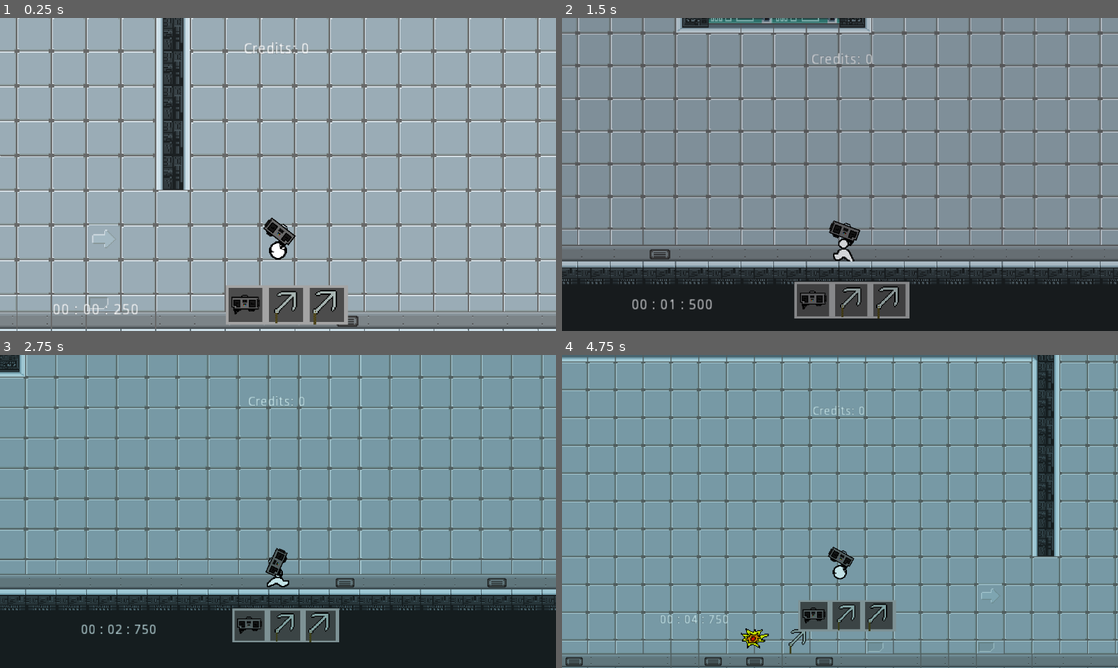
Above: before the commit, frames 1-4 (two rows, left to right).
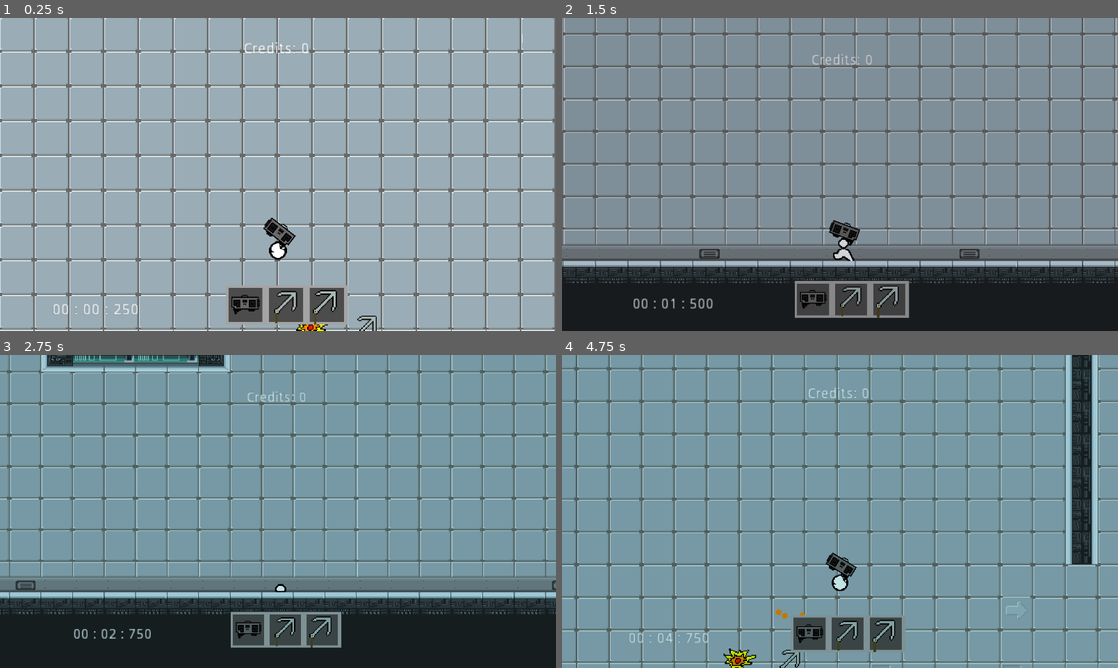
Above: after the commit, the same moments.

Repository: TheyCallMeNano/Music-Based-Platformer
Game: Godot game, scene res://Rooms/Hub.tscn
Same seed, same stepped clock (60 frames per second), same inputs: the game is played once before the commit and once after it.
Inputs (mouse positions are in pixels of both pictures, inside the frame that each line leads up to):
- Up to frame 1 (0.25 s): no input
- Up to frame 2 (1.5 s): move the mouse to (962, 158) at 0.52 s; hold D (moveRight) from 0.53 s (still down); click (962, 158) at 0.6 s; tap W (moveUp) at 0.77 s; tap 2 (slot2) at 0.8, 1.35 s; move the mouse to (728, 190) at 1.27 s
- Up to frame 3 (2.75 s): tap W (moveUp) at 1.52 s; tap 3 (slot3) at 1.55, 2.1 s; move the mouse to (333, 442) at 2.02 s; release D (moveRight) at 2.03 s; hold A (moveLeft) from 2.03 s (still down); click (333, 442) at 2.3 s
- Up to frame 4 (4.75 s): move the mouse to (812, 574) at 2.77 s; release A (moveLeft) at 2.78 s; hold D (moveRight) 2.78-4.28 s; tap F (interact) at 2.85 s; tap W (moveUp) at 3.02, 3.77, 4.52 s; tap 2 (slot2) at 3.05 s; move the mouse to (1006, 558) at 3.52 s; click (1006, 558) at 3.6 s; tap 3 (slot3) at 3.8 s; tap R (resetLevel) at 4.15 s; move the mouse to (673, 464) at 4.27 s; hold A (moveLeft) from 4.28 s (still down); tap 1 (slot1) at 4.35 s; click (673, 464) at 4.55 s

The runs differ from the first frame. In frame 1, 23% of the frame differs, in the area x 0-100%, y 0-100%; in frame 2, 17%; in frame 3, 27%; in frame 4, 40%.

Commit message:
Started implementation of the death mechanic

Diff:
--- a/Objects/objPlayer.tscn
+++ b/Objects/objPlayer.tscn
@@ -16,6 +16,22 @@
 radius = 8.64993
 height = 6.64049
 
+[sub_resource type="Animation" id=10]
+resource_name = "Death"
+length = 0.35
+tracks/0/type = "value"
+tracks/0/path = NodePath("Sprite:frame")
+tracks/0/interp = 1
+tracks/0/loop_wrap = true
+tracks/0/imported = false
+tracks/0/enabled = true
+tracks/0/keys = {
+"times": PoolRealArray( 0, 0.1, 0.2, 0.3 ),
+"transitions": PoolRealArray( 1, 1, 1, 1 ),
+"update": 1,
+"values": [ 20, 21, 22, 23 ]
+}
+
 [sub_resource type="Animation" id=2]
 resource_name = "Idle"
 length = 0.35
@@ -279,6 +295,7 @@
 frame = 1
 
 [node name="AnimationPlayer" type="AnimationPlayer" parent="."]
+anims/Death = SubResource( 10 )
 anims/Idle = SubResource( 2 )
 anims/InAir = SubResource( 9 )
 anims/RESET = SubResource( 3 )
--- a/Rooms/Hub.tscn
+++ b/Rooms/Hub.tscn
@@ -11,6 +11,7 @@
 [ext_resource path="res://Objects/objLevelComplete.tscn" type="PackedScene" id=9]
 [ext_resource path="res://Scripts/scrLevelComeplete.gd" type="Script" id=10]
 [ext_resource path="res://Objects/objShopkeep.tscn" type="PackedScene" id=11]
+[ext_resource path="res://Scripts/scrLevelStart.gd" type="Script" id=12]
 
 [sub_resource type="Animation" id=1]
 resource_name = "AddHue"
@@ -44,6 +45,9 @@
 "values": [ Color( 0.768627, 0.890196, 0.905882, 1 ), Color( 1, 0.627451, 0.627451, 1 ) ]
 }
 
+[sub_resource type="RectangleShape2D" id=3]
+extents = Vector2( 10, 64 )
+
 [node name="Hub" type="Node2D"]
 
 [node name="CanvasModulate" type="CanvasModulate" parent="."]
@@ -72,7 +76,7 @@
 position = Vector2( -304, -32 )
 
 [node name="Player" parent="." instance=ExtResource( 1 )]
-position = Vector2( 80, -96 )
+position = Vector2( -384, -128 )
 
 [node name="Label" parent="Player" instance=ExtResource( 4 )]
 margin_left = -192.0
@@ -106,6 +110,13 @@
 scale = Vector2( 1, 57 )
 script = ExtResource( 10 )
 
+[node name="Area2D" type="Area2D" parent="."]
+script = ExtResource( 12 )
+
+[node name="CollisionShape2D" type="CollisionShape2D" parent="Area2D"]
+position = Vector2( -16, -64 )
+shape = SubResource( 3 )
+
 [connection signal="body_exited" from="RPG" to="RPG" method="_on_RPG_body_exited"]
 [connection signal="body_exited" from="Grapple" to="Grapple" method="_on_Grapple_body_exited"]
 
--- a/Scripts/scrGlobals.gd
+++ b/Scripts/scrGlobals.gd
@@ -6,6 +6,7 @@
 var slot3 = 0
 var hotbar = [slot1,slot2,slot3]
 var levelComplete = false
+var levelStart = false
 var speedTally = 0
 var score = 100000
 var grappleBought = false
--- a/Scripts/scrLevelComeplete.gd
+++ b/Scripts/scrLevelComeplete.gd
@@ -5,6 +5,7 @@
 	for body in bodies:
 		if body.name == "Player":
 			global.levelComplete = true
+			global.levelStart = false
 			global.score = int(round(global.score))
 			global.credits += global.score
 			global.score = 100000
--- /dev/null
+++ b/Scripts/scrLevelStart.gd
@@ -0,0 +1,7 @@
+extends Area2D
+
+func _process(_delta):
+	var bodies = get_overlapping_bodies()
+	for body in bodies:
+		if body.name == "Player":
+			global.levelStart = true
--- a/Scripts/scrPlayer.gd
+++ b/Scripts/scrPlayer.gd
@@ -28,7 +28,7 @@
 var ropeLength = 500
 var currentRopeLength
 
-
+var isDead = false
 
 const ROCKET = preload("res://Objects/objRocket.tscn")
 
@@ -62,39 +62,40 @@
 func _physics_process(delta):
 	motion.y += grav
 
-	if Input.is_action_pressed("moveRight"):
+	if Input.is_action_pressed("moveRight") && isDead == false:
 		motion.x = min(motion.x+accl,speed)
 		if is_on_floor():
 			animationPlayer.play("Run")
 			get_node("Sprite").set_flip_h(false)
 
-	elif Input.is_action_pressed("moveLeft"):
+	elif Input.is_action_pressed("moveLeft") && isDead == false:
 		motion.x = max(motion.x-accl,-speed)
 		if is_on_floor():
 			animationPlayer.play("Run")
 			get_node("Sprite").set_flip_h(true)
 
 	else:
-		motion.x = lerp(motion.x,0,0.2)
-		if is_on_floor():
-			animationPlayer.play("Idle")
-
-	if jumpsLeft != 0:
+		if isDead == false:
+			motion.x = lerp(motion.x,0,0.2)
+			if is_on_floor():
+				animationPlayer.play("Idle")
+
+	if jumpsLeft != 0 && isDead == false:
 		if Input.is_action_just_pressed("moveUp"):
 			motion.y = jump
 			jumpsLeft -= 1
-	if !is_on_floor():
+	if !is_on_floor() && !isDead:
 		animationPlayer.play("InAir")
-		if Input.is_action_just_pressed("moveDown"):
+		if Input.is_action_just_pressed("moveDown") && isDead == false:
 			motion.y = -jump
 	if is_on_floor():
 		jumpsLeft = 1
 
 
-	if Input.is_action_just_pressed("moveRight") && is_on_floor():
+	if Input.is_action_just_pressed("moveRight") && is_on_floor() && isDead == false:
 		$Footsteps.play()
 
-	elif Input.is_action_just_pressed("moveLeft") && is_on_floor():
+	elif Input.is_action_just_pressed("moveLeft") && is_on_floor() && isDead == false:
 		$Footsteps.play()
 
 	elif Input.is_action_just_released("moveRight") || Input.is_action_just_released("moveLeft"):
@@ -147,10 +148,22 @@
 		position = Vector2(-128,-128)
 		motion = Vector2(0,0)
 		global.levelComplete = false
+		global.levelStart = false
+		isDead = false
+		$sprBoomboxGun.visible = true
+
+	if global.levelComplete == false && motion.x == 0 && global.levelStart == true || global.levelComplete == false && motion.x == -0 && global.levelStart == true:
+		gameOver()
+
+func gameOver():
+	if isDead == false:
+		isDead = true
+		animationPlayer.play("Death")
+		$sprBoomboxGun.visible = false
 
 func hook():
 	$sprBoomboxGun/Raycast.look_at(get_global_mouse_position())
-	if Input.is_action_just_pressed("primaryFire"):
+	if Input.is_action_just_pressed("primaryFire") && isDead == false:
 		hookPos = getHookPos()
 		if hookPos:
 			hooked = true
@@ -180,7 +193,7 @@
 	global.speedTally = speed
 
 func rocket():
-	if Input.is_action_just_pressed("primaryFire"):
+	if Input.is_action_just_pressed("primaryFire") && isDead == false:
 		$RPGFire.play()
 		var rocket = ROCKET.instance()
 		rocket.rotation = $sprBoomboxGun.rotation
Not shown: 1 places in Objects/objPlayer.tscn that only renumber resources
Not shown: 1 places in Rooms/Hub.tscn that only renumber resources
